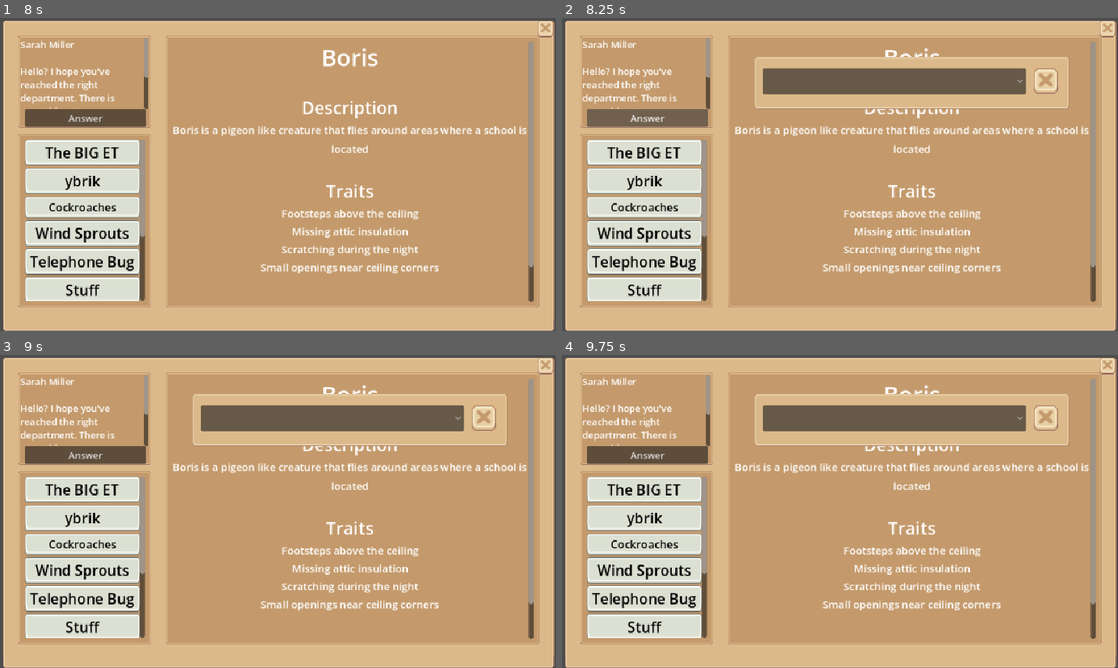
Above: before the commit, frames 1-4 (two rows, left to right).
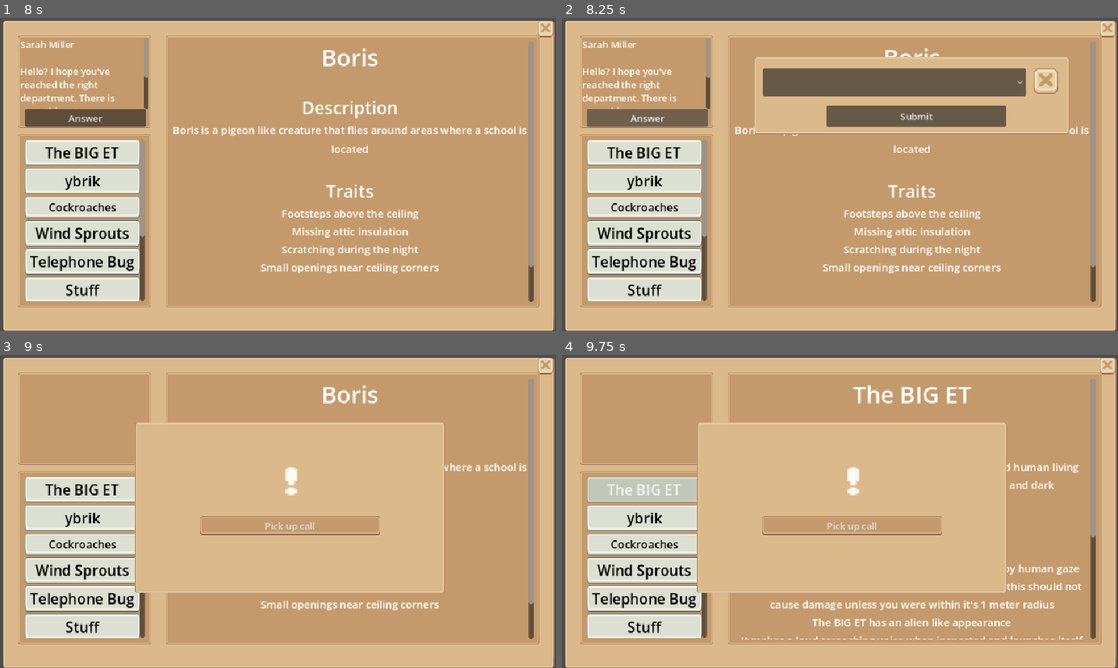
Above: after the commit, the same moments.

Repository: TruthIsProven/Computer-Science-2026
Game: Godot game, scene res://quiz_page_scene.tscn
Same seed, same stepped clock (60 frames per second), same inputs: the game is played once before the commit and once after it. This scene is started directly instead of the project's main scene.
Inputs (mouse positions are in pixels of both pictures, inside the frame that each line leads up to):
- Up to frame 1 (8 s): click "Start the day" at 0.5 s; click "The BIG ET" at 1.25 s; click "ybrik" at 2 s; click "Cockroaches" at 2.75 s; click "Wind Sprouts" at 3.5 s; click "Telephone Bug" at 4.25 s; click "Stuff" at 5 s; click "1" at 5.75 s; click "Pick up call" at 6.5 s; click "Hold" at 7.25 s
- Up to frame 2 (8.25 s): click "Answer" at 8 s
- Up to frame 3 (9 s): click (355, 452) at 8.75 s, where only the run after the commit has a clickable "Submit"
- Up to frame 4 (9.75 s): click "The BIG ET" at 9.5 s

Frame 1 is identical in both runs. In frame 2, 5.2% of the frame differs, in the area x 34-92%, y 19-38%; in frame 3, 32%; in frame 4, 36%, in the area x 3-96%, y 6-91%.

Commit message:
Made mvp

Diff:
--- a/entries/calls.json
+++ b/entries/calls.json
@@ -1,28 +1,28 @@
 {
   "day_1": [
-    {
-      "id": "call_1",
-      "caller_name": "Sarah Miller",
-      "caller_text": "Hello? I hope you've reached the right department. There is something strange happening in my kitchen. For the past three nights I have heard scratching inside the walls.",
-      "question": "What is the most likely household hazard?",
-      "correct_answer": "false_outlet"
-    },
-    {
-      "id": "call_2",
-      "caller_name": "Daniel Ross",
-      "caller_text": "There are dark patches growing around my bathroom window. The room has also started smelling damp, even after I clean it.",
-      "question": "What is the most likely household hazard?",
-      "correct_answer": "black_mold"
-    }
+	{
+	  "id": "call_1",
+	  "caller_name": "Sarah Miller",
+	  "caller_text": "Hello? I hope you've reached the right department. There is something strange happening in my kitchen. For the past three nights I have heard scratching inside the walls.",
+	  "question": "What is the most likely household hazard?",
+	  "correct_answer": "false_outlet"
+	},
+	{
+	  "id": "call_2",
+	  "caller_name": "Daniel Ross",
+	  "caller_text": "There are dark patches growing around my bathroom window. The room has also started smelling damp, even after I clean it.",
+	  "question": "What is the most likely household hazard?",
+	  "correct_answer": "black_mold"
+	}
   ],
 
   "day_2": [
-    {
-      "id": "call_1",
-      "caller_name": "Emily Carter",
-      "caller_text": "Something has been moving above my bedroom ceiling every night. I checked the attic, but I couldn't find anything.",
-      "question": "What is causing the disturbance?",
-      "correct_answer": "ceiling_dweller"
-    }
+	{
+	  "id": "call_1",
+	  "caller_name": "Emily Carter",
+	  "caller_text": "Something has been moving above my bedroom ceiling every night. I checked the attic, but I couldn't find anything.",
+	  "question": "What is causing the disturbance?",
+	  "correct_answer": "ceiling_dweller"
+	}
   ]
 }
--- a/quiz_page_scene.gd
+++ b/quiz_page_scene.gd
@@ -1,4 +1,6 @@
 extends Node2D
+
+@onready var option_button: OptionButton = $"Answering Panel/MarginContainer/MarginContainer/OptionButton"
 
 class Call:
 	var caller_name: String
@@ -20,6 +22,9 @@
 var current_call = 0
 
 var active_call: Call
+
+var correct_answers = 0
+var wrong_answers = 0
 
 func _ready() -> void:
 
@@ -135,3 +140,90 @@
 func _on_answer_button_pressed() -> void:
 	$"Answering Panel".visible = true
 	pass # Replace with function body.
+
+func check_player_answer() -> void:
+
+	# Get the option the player selected.
+	var selected_answer = option_button.get_item_text(
+		option_button.selected
+	)
+
+	# Compare it with the correct answer.
+	if selected_answer == active_call.answer:
+
+		print("CORRECT!")
+
+		correct_answers += 1
+
+	else:
+
+		print("WRONG!")
+
+		wrong_answers += 1
+
+
+	# Close the answering panel.
+	$"Answering Panel".visible = false
+
+	# Move to the next call.
+	go_to_next_call()
+
+
+func _on_confirmbutton_pressed() -> void:
+	check_player_answer()
+	pass # Replace with function body.
+
+func go_to_next_call() -> void:
+
+	# Move to the next call.
+	current_call += 1
+
+
+	var day_name = "day_" + str(current_day)
+
+	var day_calls = calls[day_name]
+
+
+	# Check if there are more calls today.
+	if current_call < day_calls.size():
+
+		print("Loading next call!")
+
+		# Hide the question.
+		$question_at_top_left.visible = false
+
+		# Show the incoming call.
+		$"Incoming Call".visible = true
+
+		# Load the next call.
+		load_current_call()
+
+	else:
+
+		print("Day complete!")
+
+		complete_day()
+
+func complete_day() -> void:
+
+	print("DAY ", current_day, " COMPLETE")
+
+	print("Correct answers: ", correct_answers)
+
+	print("Wrong answers: ", wrong_answers)
+
+
+	# Move to the next day.
+	current_day += 1
+
+
+	# Go back to the first call.
+	current_call = 0
+
+
+	# Hide the question.
+	$question_at_top_left.visible = false
+
+
+	# Show Start Day again.
+	$MarginContainer/Start_button.visible = true
--- a/quiz_page_scene.tscn
+++ b/quiz_page_scene.tscn
@@ -212,7 +212,7 @@
 offset_left = 332.0
 offset_top = 67.0
 offset_right = -80.0
-offset_bottom = -383.0
+offset_bottom = -340.0
 grow_horizontal = 2
 grow_vertical = 2
 
@@ -230,7 +230,7 @@
 theme_override_constants/margin_left = 15
 theme_override_constants/margin_top = 20
 theme_override_constants/margin_right = 75
-theme_override_constants/margin_bottom = 25
+theme_override_constants/margin_bottom = 65
 
 [node name="OptionButton" type="OptionButton" parent="Answering Panel/MarginContainer/MarginContainer" unique_id=158189091]
 layout_mode = 2
@@ -272,8 +272,20 @@
 theme_override_styles/normal = SubResource("StyleBoxTexture_6otxg")
 theme_override_styles/hover = SubResource("StyleBoxTexture_wjww6")
 
+[node name="MarginContainer3" type="MarginContainer" parent="Answering Panel" unique_id=1068703285]
+layout_mode = 0
+offset_left = 457.0
+offset_top = 151.0
+offset_right = 767.0
+offset_bottom = 188.0
+
+[node name="Confirmbutton" type="Button" parent="Answering Panel/MarginContainer3" unique_id=278995451]
+layout_mode = 2
+text = "Submit"
+
 [connection signal="pressed" from="MarginContainer/Start_button" to="." method="_on_button_11_pressed"]
 [connection signal="pressed" from="Incoming Call/MarginContainer2/Pickup_call" to="." method="_on_pickup_call_pressed"]
 [connection signal="pressed" from="Caller info/MarginContainer/MarginContainer2/Hold" to="." method="_on_hold_pressed"]
 [connection signal="pressed" from="question_at_top_left/Answer Button" to="." method="_on_answer_button_pressed"]
 [connection signal="pressed" from="Answering Panel/MarginContainer2/exitbutton" to="." method="_on_exitbutton_pressed"]
+[connection signal="pressed" from="Answering Panel/MarginContainer3/Confirmbutton" to="." method="_on_confirmbutton_pressed"]
